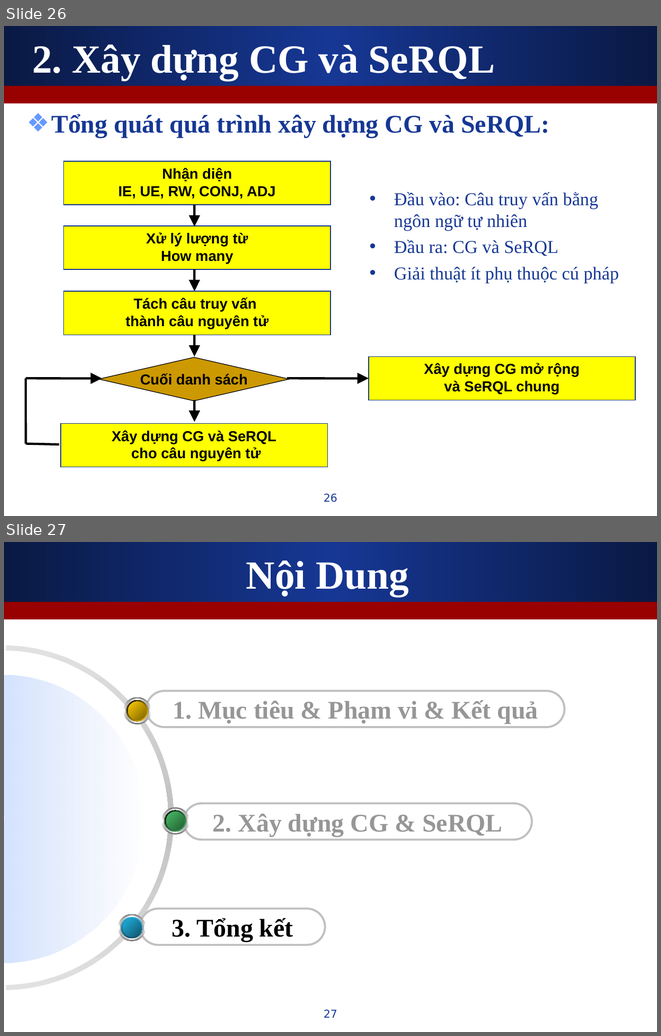
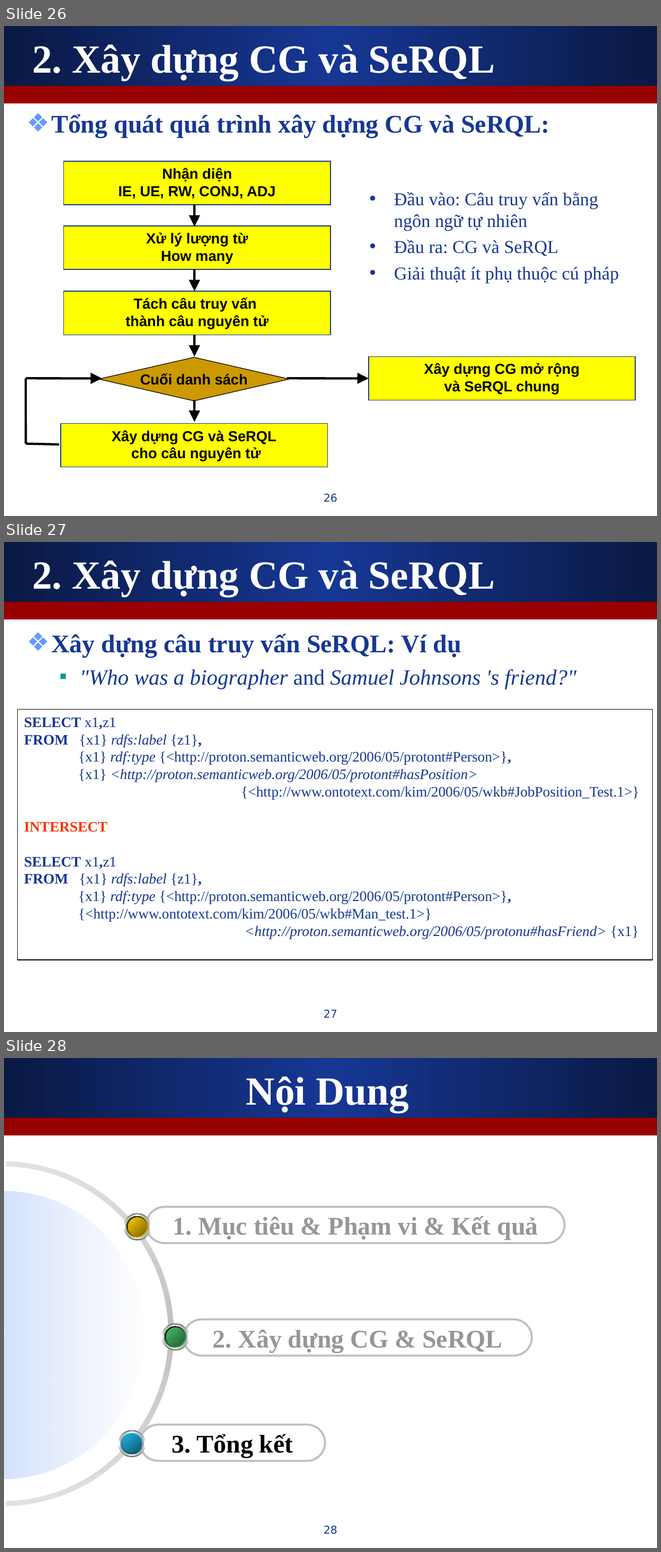
Before and after one commit to leaderwing/kt-kimres, a slide deck: note/Copy of [Thesis] Presentation.ppt. Shown one above the other, each under a label of ours: slides 26 and 27 before the commit, slides 26, 27 and 28 after it. The pictures are 661x1036 and 661x1552 pixels, drawn with LibreOffice and Linux fonts; fonts in the diff are those of the drawing. Boxes give left, top, right and bottom in pixels: in the first picture for what was removed or moved away, otherwise in the second. Text is boxed around its words. In the diff, an @@ line names an element or a change of style, - is before the commit and + after.

```diff
--- a/note/Copy of [Thesis] Presentation.ppt
+++ b/note/Copy of [Thesis] Presentation.ppt
@@ slide 27 added at (4, 542, 657, 1032), background #FFFFFF; not listed: 2 template elements that a slide beside it also shows @@
@@ title added at (32, 561, 495, 597), 44 pt, text #FFFFFF, bold @@
+2. Xây dựng CG và SeRQL
@@ text added at (51, 634, 577, 689), 24 pt, text #163794, italic @@
+❖ Xây dựng câu truy vấn SeRQL: Ví dụ
+  ▪ "Who was a biographer and Samuel Johnsons 's friend?"
@@ rectangle added at (18, 709, 652, 959), outline #000000 0.74 pt, 16 pt, text #163794 @@
+SELECT x1,z1
+FROM {x1} rdfs:label {z1},
+{x1} rdf:type {<http://proton.semanticweb.org/2006/05/protont#Person>},
+{x1} <http://proton.semanticweb.org/2006/05/protont#hasPosition>
+{<http://www.ontotext.com/kim/2006/05/wkb#JobPosition_Test.1>}
+INTERSECT
+SELECT x1,z1
+FROM {x1} rdfs:label {z1},
+{x1} rdf:type {<http://proton.semanticweb.org/2006/05/protont#Person>},
+{<http://www.ontotext.com/kim/2006/05/wkb#Man_test.1>}
+<http://proton.semanticweb.org/2006/05/protonu#hasFriend> {x1}
@@ page number added at (324, 1009, 337, 1017), 12 pt, text #163794 @@
+27
@@ what was slide 27 is now slide 28 @@
@@ page number at (324, 1525, 337, 1534): text changed @@
-27
+28
```
Also in this commit, not shown: 6 slides changed.
